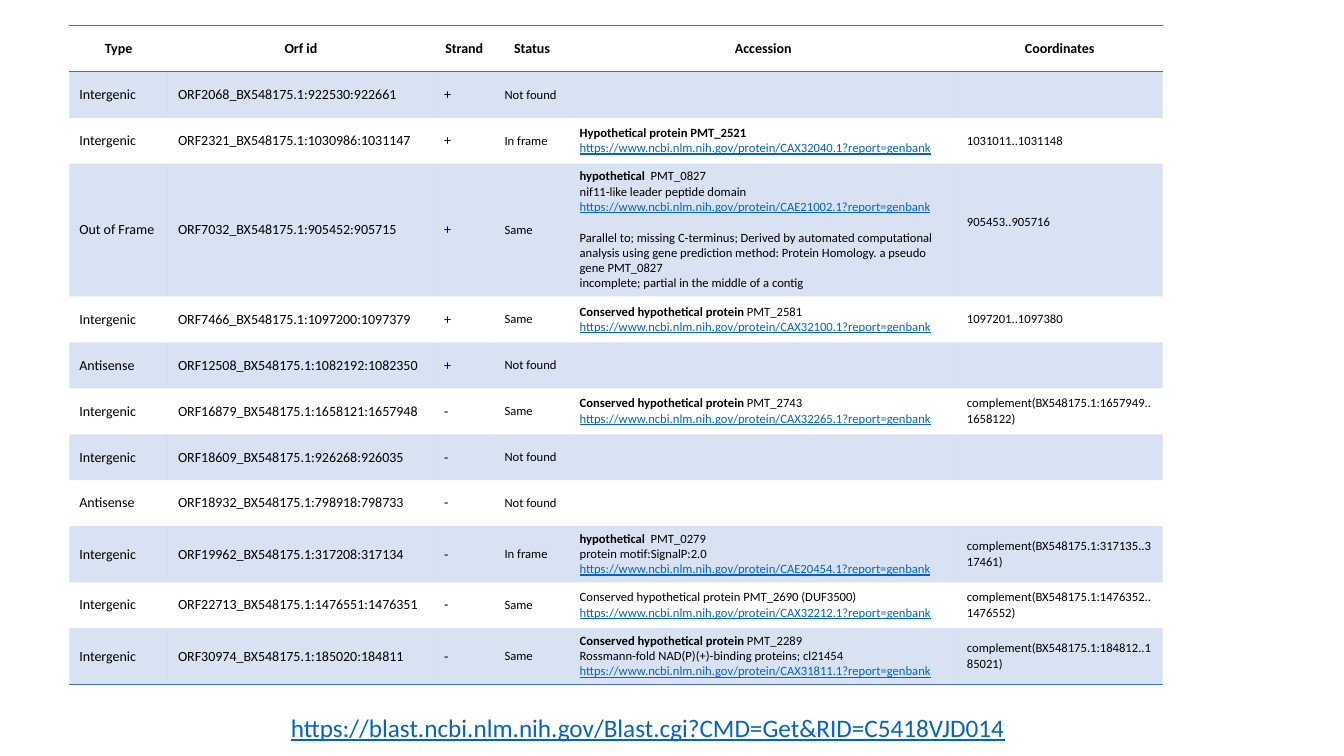
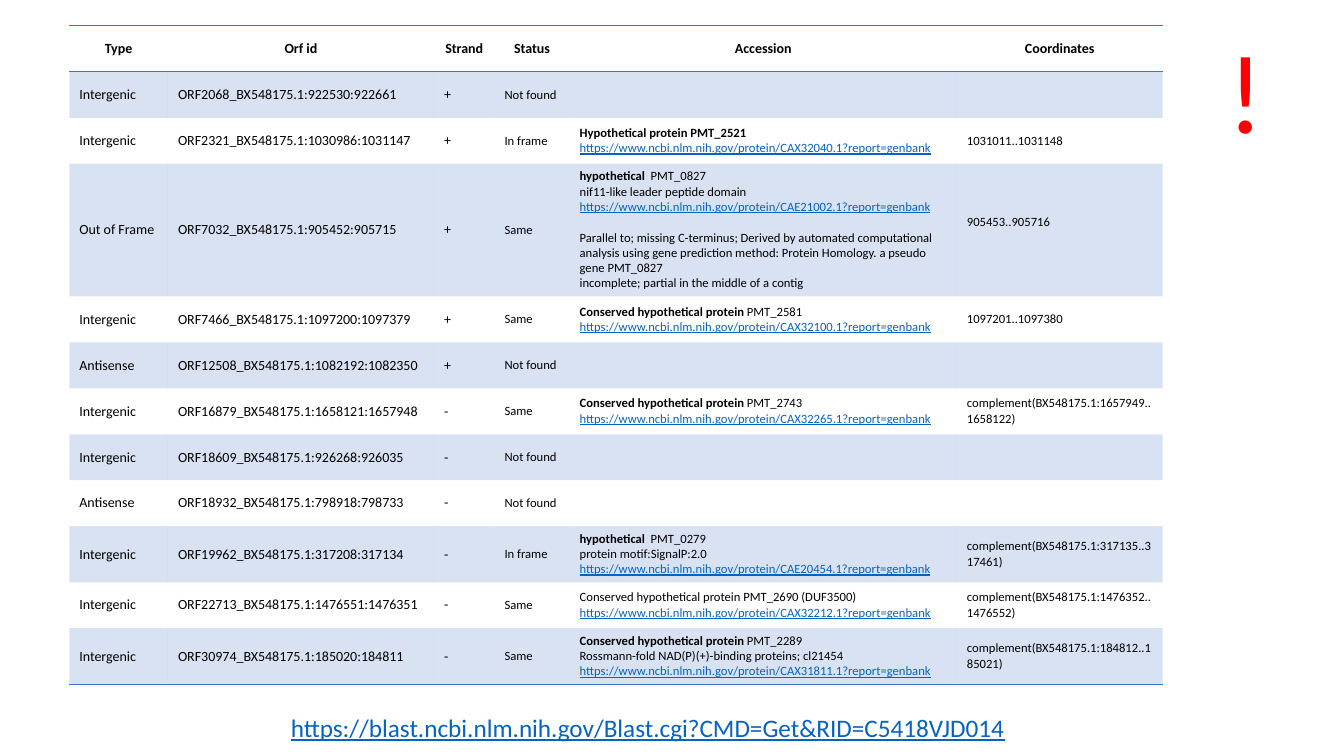
Before and after one commit to wosnat/sep, a slide deck: slide 2 of ppt/proteomics 9313 isme 14_6_2020 david reanalysis.pptx. Drawn at 1344x756 pixels with LibreOffice and Linux fonts; fonts in the diff are those of the drawing. Boxes give left, top, right and bottom in pixels: in the first picture for what was removed or moved away, otherwise in the second. Text is boxed around its words. In the diff, an @@ line names an element or a change of style, - is before the commit and + after.

```diff
--- a/ppt/proteomics 9313 isme 14_6_2020 david reanalysis.pptx
+++ b/ppt/proteomics 9313 isme 14_6_2020 david reanalysis.pptx
@@ text added at <box>1218,17,1275,163</box>, 80 pt, text #FF0000 @@
+!
```
Also in this commit, not shown: 1 slide added, 1 slide removed, 23 other files.
